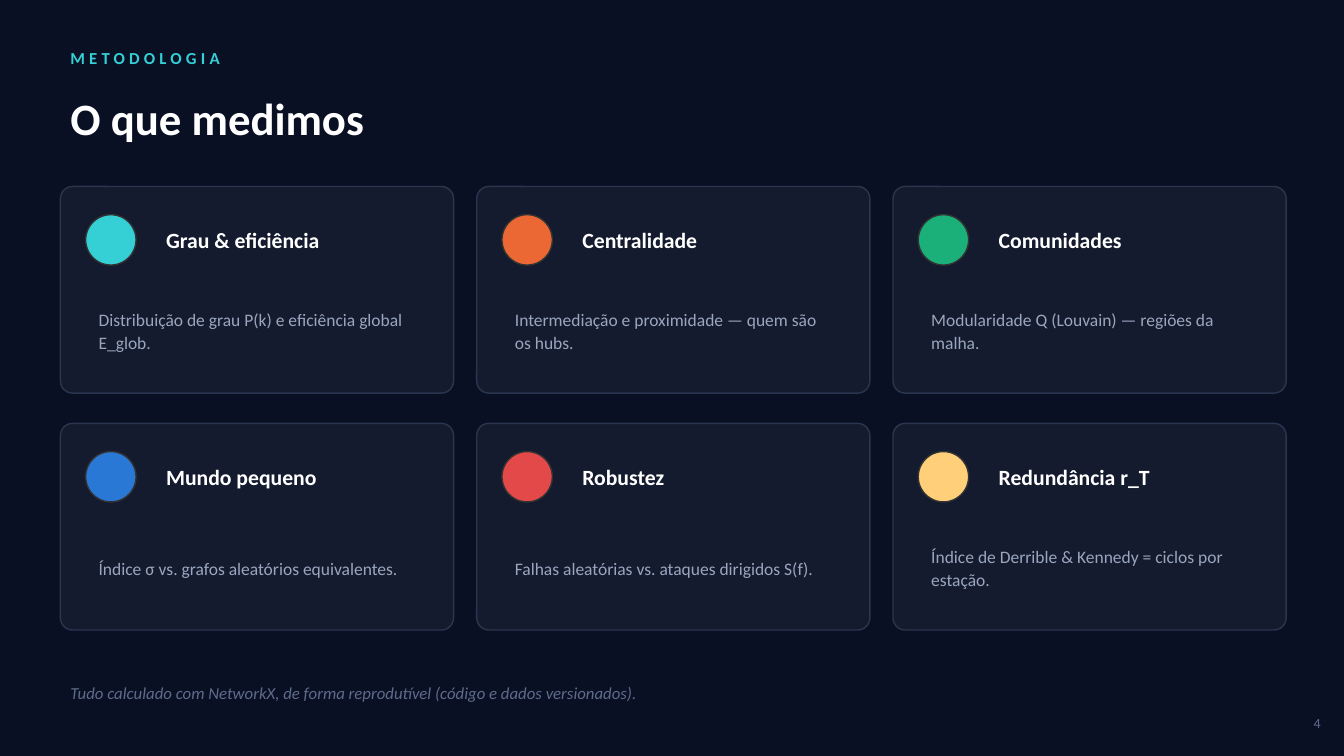
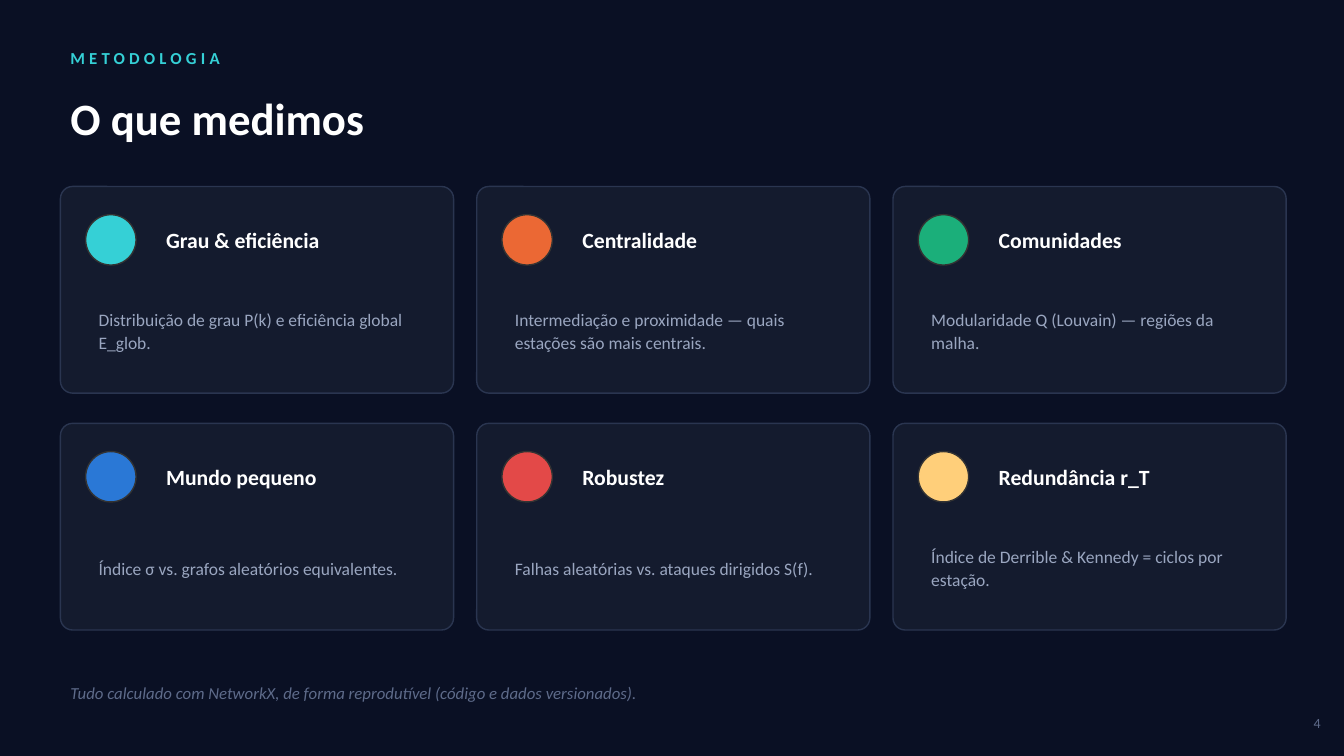
Before and after one commit to VitorCarvalho67/GrafosMetroSP, a slide deck: slide 4 of Seminario_GrafosMetroSP.pptx. Drawn at 1344x756 pixels with LibreOffice and Linux fonts; fonts in the diff are those of the drawing. Boxes give left, top, right and bottom in pixels: in the first picture for what was removed or moved away, otherwise in the second. Text is boxed around its words. In the diff, an @@ line names an element or a change of style, - is before the commit and + after.

```diff
--- a/Seminario_GrafosMetroSP.pptx
+++ b/Seminario_GrafosMetroSP.pptx
@@ text at bbox=[515, 314, 785, 352]: text changed @@
-Intermediação e proximidade — quem são os hubs.
+Intermediação e proximidade — quais estações são mais centrais.
```
Also in this commit, not shown: 6 other slides changed, 13 other files.
